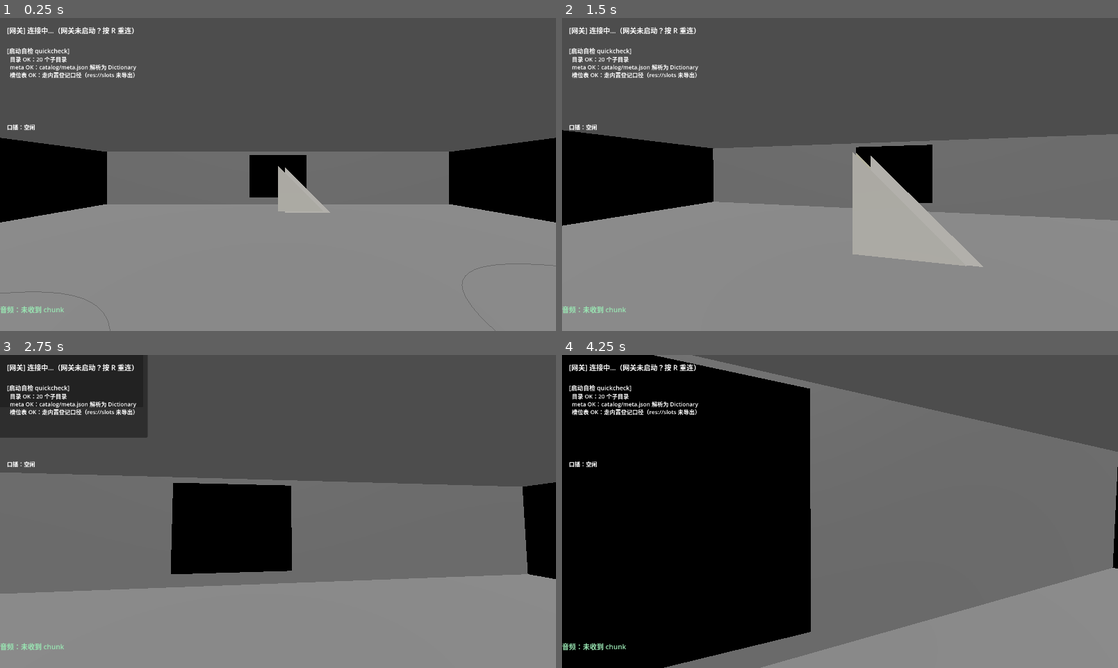
Above: before the commit, frames 1-4 (two rows, left to right).
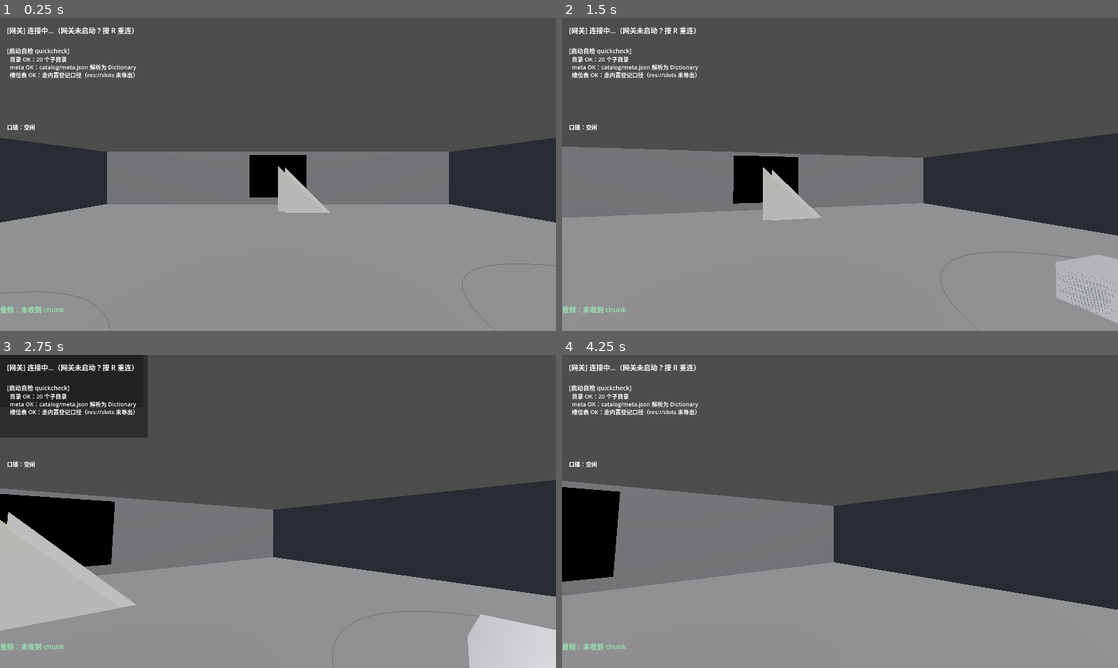
Above: after the commit, the same moments.

Repository: Luctw007/diorama-museum
Game: Godot game, scene res://scenes/main.tscn
Same seed, same stepped clock (60 frames per second), same inputs: the game is played once before the commit and once after it.
Inputs (mouse positions are in pixels of both pictures, inside the frame that each line leads up to):
- Up to frame 1 (0.25 s): no input
- Up to frame 2 (1.5 s): tap Enter at 0.5 s; move the mouse to (867, 174) at 0.52 s; hold Tab (ui_focus_next) 0.53-1.28 s; hold W from 0.53 s (still down); click (867, 174) at 0.67 s; tap Space at 0.77 s; tap M at 0.8, 1.35 s; move the mouse to (812, 174) at 1.27 s; click (812, 174) at 1.42 s
- Up to frame 3 (2.75 s): keep holding W; tap Space at 1.52 s; tap E at 1.55, 2.1 s; move the mouse to (289, 505) at 2.02 s; hold Tab (ui_focus_next) from 2.03 s (still down); click (289, 505) at 2.17 s
- Up to frame 4 (4.25 s): keep holding W; move the mouse to (834, 517) at 2.77 s; release Tab (ui_focus_next) at 2.78 s; tap Tab (ui_focus_next) at 2.85 s; click (834, 517) at 2.92 s; tap Space at 3.02, 3.77 s; tap M at 3.05, 3.6 s; move the mouse to (878, 514) at 3.52 s; click (878, 514) at 3.67 s; tap E at 3.8 s; tap Escape (ui_cancel) at 4.15 s

The runs differ from the first frame. In frame 1, 8.4% of the frame differs, in the area x 0-100%, y 38-66%; in frame 2, 26%; in frame 3, 36%; in frame 4, 75%, in the area x 0-100%, y 0-100%.

Commit message:
fix(godot): DEFECT-RUN-08——面板鼠标捕获联动+点选坐标自适应+环境光治黑面

Diff:
--- a/01/godot/scenes/main.tscn
+++ b/01/godot/scenes/main.tscn
@@ -24,6 +24,11 @@
 
 [sub_resource type="QuadMesh" id="quad_screen"]
 size = Vector2(3.2, 2.4)
+
+[sub_resource type="Environment" id="env_ambient"]
+ambient_light_source = 2
+ambient_light_color = Color(0.45, 0.48, 0.55, 1)
+ambient_light_energy = 0.5
 
 [node name="Main" type="Node3D"]
 
@@ -58,6 +63,9 @@
 [node name="Camera" type="Camera3D" parent="Room"]
 transform = Transform3D(1, 0, 0, 0, 1, 0, 0, 0, 1, 0, 1.7, 3)
 script = ExtResource("2_player")
+
+[node name="WorldEnvironment" type="WorldEnvironment" parent="Room"]
+environment = SubResource("env_ambient")
 
 [node name="GatewayClient" type="Node" parent="."]
 script = ExtResource("1_gw")
--- a/01/godot/scripts/device_picker.gd
+++ b/01/godot/scripts/device_picker.gd
@@ -75,12 +75,30 @@
 	visible = _open
 	if _open:
 		_refresh()
+	_sync_panel_mouse()
 
 
 ## 供 EncyclopediaPanel 调用：目录图鉴打开时合上本面板（两图鉴互斥）。
 func close_panel() -> void:
 	_open = false
 	visible = false
+	_sync_panel_mouse()
+
+
+## RUN-08：任何面板可见即释放鼠标捕获（GUI 才能点按钮）；全关后恢复捕获。
+func _sync_panel_mouse() -> void:
+	var hud := get_node_or_null("/root/Main/HUD")
+	if hud == null:
+		return
+	var any_open := false
+	for panel_name in ["DevicePicker", "EncyclopediaPanel", "HallNavPanel"]:
+		var panel := hud.get_node_or_null(panel_name)
+		if panel != null and panel.visible:
+			any_open = true
+	var cam := get_node_or_null("/root/Main/Room/Camera")
+	if cam != null and cam.has_method("set_captured"):
+		@warning_ignore("unsafe_method_access")
+		cam.set_captured(not any_open)
 
 
 func _unhandled_input(event: InputEvent) -> void:
--- a/01/godot/scripts/encyclopedia_panel.gd
+++ b/01/godot/scripts/encyclopedia_panel.gd
@@ -117,11 +117,29 @@
 		if picker != null and picker.visible:
 			@warning_ignore("unsafe_method_access")
 			picker.close_panel()
+	_sync_panel_mouse()
 
 
 func close_panel() -> void:
 	_open = false
 	visible = false
+	_sync_panel_mouse()
+
+
+## RUN-08：任何面板可见即释放鼠标捕获；全关后恢复捕获（与 device_picker 同模式）。
+func _sync_panel_mouse() -> void:
+	var hud := get_node_or_null("/root/Main/HUD")
+	if hud == null:
+		return
+	var any_open := false
+	for panel_name in ["DevicePicker", "EncyclopediaPanel", "HallNavPanel"]:
+		var panel := hud.get_node_or_null(panel_name)
+		if panel != null and panel.visible:
+			any_open = true
+	var cam := get_node_or_null("/root/Main/Room/Camera")
+	if cam != null and cam.has_method("set_captured"):
+		@warning_ignore("unsafe_method_access")
+		cam.set_captured(not any_open)
 
 
 func _unhandled_input(event: InputEvent) -> void:
--- a/01/godot/scripts/hall_nav_panel.gd
+++ b/01/godot/scripts/hall_nav_panel.gd
@@ -79,12 +79,30 @@
 		_refresh()
 	else:
 		_hint.text = ""
+	_sync_panel_mouse()
 
 
 ## 供互斥方调用的合上入口（与 DevicePicker/EncyclopediaPanel 同模式）。
 func close_panel() -> void:
 	_open = false
 	visible = false
+	_sync_panel_mouse()
+
+
+## RUN-08：任何面板可见即释放鼠标捕获；全关后恢复捕获。
+func _sync_panel_mouse() -> void:
+	var hud := get_node_or_null("/root/Main/HUD")
+	if hud == null:
+		return
+	var any_open := false
+	for panel_name in ["DevicePicker", "EncyclopediaPanel", "HallNavPanel"]:
+		var panel := hud.get_node_or_null(panel_name)
+		if panel != null and panel.visible:
+			any_open = true
+	var cam := get_node_or_null("/root/Main/Room/Camera")
+	if cam != null and cam.has_method("set_captured"):
+		@warning_ignore("unsafe_method_access")
+		cam.set_captured(not any_open)
 
 
 func _close_siblings() -> void:
--- a/01/godot/scripts/inspect_controller.gd
+++ b/01/godot/scripts/inspect_controller.gd
@@ -79,8 +79,12 @@
 			MOUSE_BUTTON_LEFT:
 				_dragging = event.pressed
 				if event.pressed:
-					# 鼠标被玩家环视捕捉时事件坐标恒为屏幕中心——点选即"准星拾取"
-					_update_hover(get_viewport().get_visible_rect().size * 0.5)
+					# RUN-08：鼠标捕获中坐标恒为屏幕中心（准星拾取）；
+					# 鼠标可见（面板打开/ESC 释放）时用真实点击位置拾取。
+					var pick_pos: Vector2 = event.position \
+							if Input.mouse_mode == Input.MOUSE_MODE_VISIBLE \
+							else get_viewport().get_visible_rect().size * 0.5
+					_update_hover(pick_pos)
 			MOUSE_BUTTON_MIDDLE:
 				_panning = event.pressed
 			MOUSE_BUTTON_WHEEL_UP:
--- a/01/godot/scripts/player.gd
+++ b/01/godot/scripts/player.gd
@@ -14,10 +14,12 @@
 
 func _ready() -> void:
 	fov = FOV_DEFAULT
-	_set_captured(true)
+	set_captured(true)
 
 
-func _set_captured(on: bool) -> void:
+## 鼠标捕获开关（RUN-08 公开化）：面板打开时由 UI 调 set_captured(false) 释放鼠标，
+## 面板关闭后恢复捕获。ESC 切换逻辑不变。
+func set_captured(on: bool) -> void:
 	_captured = on
 	Input.mouse_mode = Input.MOUSE_MODE_CAPTURED if on else Input.MOUSE_MODE_VISIBLE
 
@@ -34,7 +36,7 @@
 			MOUSE_BUTTON_WHEEL_DOWN:
 				fov = clampf(fov + 3.0, 20.0, FOV_MAX)
 	elif event.is_action_pressed("ui_cancel"):
-		_set_captured(not _captured)
+		set_captured(not _captured)
 
 
 func _process(delta: float) -> void:
Not shown: 1 places in 01/godot/scenes/main.tscn that only renumber resources
Not shown, added: 01/docs/defects/DEFECT-RUN-08.md
Not shown, changed: 01/docs/defects/index.md
